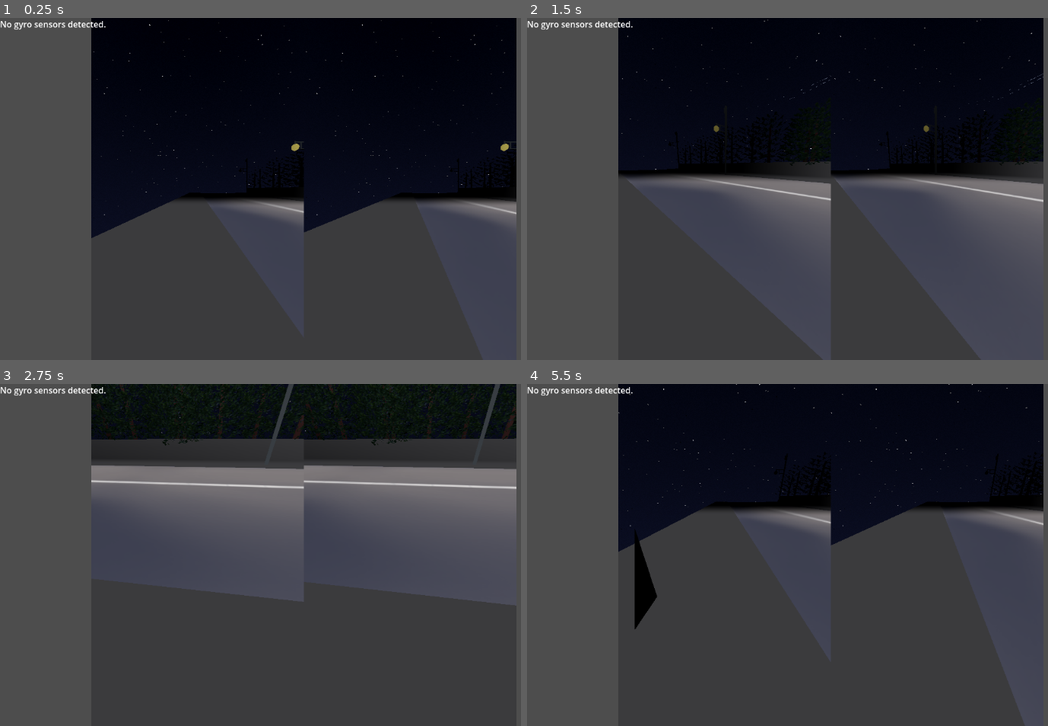
Above: before the commit, frames 1-4 (two rows, left to right).
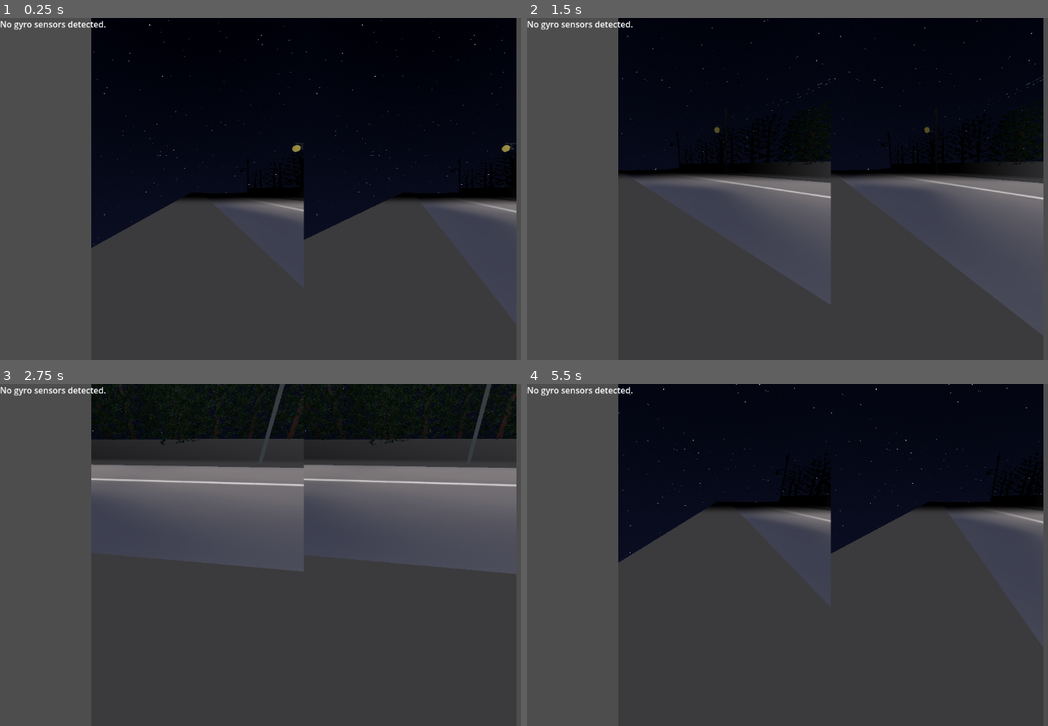
Above: after the commit, the same moments.

Repository: dairycultist/Metaverse
Game: Godot game, scene res://menu_main.tscn
Two runs of this game, one before a commit and one after it. Both use one fixed random seed, a clock stepped at 60 frames per second and the inputs below.
Inputs:
- Up to frame 1 (0.25 s): no input
- Up to frame 2 (1.5 s): tap Enter at 0.5 s; hold Right (ui_right) 0.53-1.28 s; hold Down (ui_down) from 1.28 s (still down)
- Up to frame 3 (2.75 s): release Down (ui_down) at 2.03 s; hold Right (ui_right) from 2.03 s (still down)
- Up to frame 4 (5.5 s): release Right (ui_right) at 2.78 s; hold Up (ui_up) 2.78-3.53 s; hold Left (ui_left) 3.53-5.03 s; hold Down (ui_down) from 5.03 s (still down)

The runs differ from the first frame. In frame 1, 0.7% of the frame differs, in the area x 17-100%, y 36-68%; in frame 2, 2.4%; in frame 3, 5.8%, in the area x 17-100%, y 0-65%; in frame 4, 1.7%.

Commit message:
Camera fix

Diff:
--- a/menu_main.tscn
+++ b/menu_main.tscn
@@ -6,9 +6,6 @@
 [ext_resource type="PackedScene" uid="uid://c5dwth6j2bvet" path="res://models/scene/scene_prefab.tscn" id="6_ja77e"]
 [ext_resource type="ArrayMesh" uid="uid://dgarvry48c474" path="res://models/vending_machine/vending_machine.obj" id="9_fk81q"]
 [ext_resource type="Texture2D" uid="uid://cygp284p3qpjm" path="res://models/vending_machine/vending_machine.png" id="10_tcn24"]
-
-[sub_resource type="BoxMesh" id="BoxMesh_ja77e"]
-size = Vector3(0.1, 0.1, 0.1)
 
 [sub_resource type="ShaderMaterial" id="ShaderMaterial_2ot7e"]
 shader = ExtResource("2_plom5")
@@ -39,7 +36,7 @@
 [node name="World" type="Node3D"]
 
 [node name="BinocularCamera" type="Node3D" parent="."]
-transform = Transform3D(1, 0, 0, 0, 1, 0, 0, 0, 1, -1.123, 0.25, -0.665)
+transform = Transform3D(1, 0, 0, 0, 1, 0, 0, 0, 1, -1.2, 0.25, -0.6)
 script = ExtResource("1_1pa77")
 reduce_screen_width = 0.15
 
@@ -55,6 +52,7 @@
 render_target_update_mode = 4
 
 [node name="Camera3D" type="Camera3D" parent="BinocularCamera/LeftEyeContainer/LeftEye"]
+transform = Transform3D(1, 0, 0, 0, 1, 0, 0, 0, 1, -1.2, 0.25, -0.6)
 
 [node name="RightEyeContainer" type="SubViewportContainer" parent="BinocularCamera"]
 anchors_preset = -1
@@ -69,10 +67,7 @@
 render_target_update_mode = 4
 
 [node name="Camera3D" type="Camera3D" parent="BinocularCamera/RightEyeContainer/RightEye"]
-
-[node name="MeshInstance3D" type="MeshInstance3D" parent="BinocularCamera"]
-transform = Transform3D(1, 0, 0, 0, 1, 0, 0, 0, 1, -0.118597, 0, 0)
-mesh = SubResource("BoxMesh_ja77e")
+transform = Transform3D(1, 0, 0, 0, 1, 0, 0, 0, 1, -1.2, 0.25, -0.6)
 
 [node name="Debug" type="RichTextLabel" parent="."]
 offset_right = 455.0
Not shown: 1 places in menu_main.tscn that only renumber resources
Not shown, changed: build/Metaverse.apk
Not shown, changed: build/Metaverse.apk.idsig
